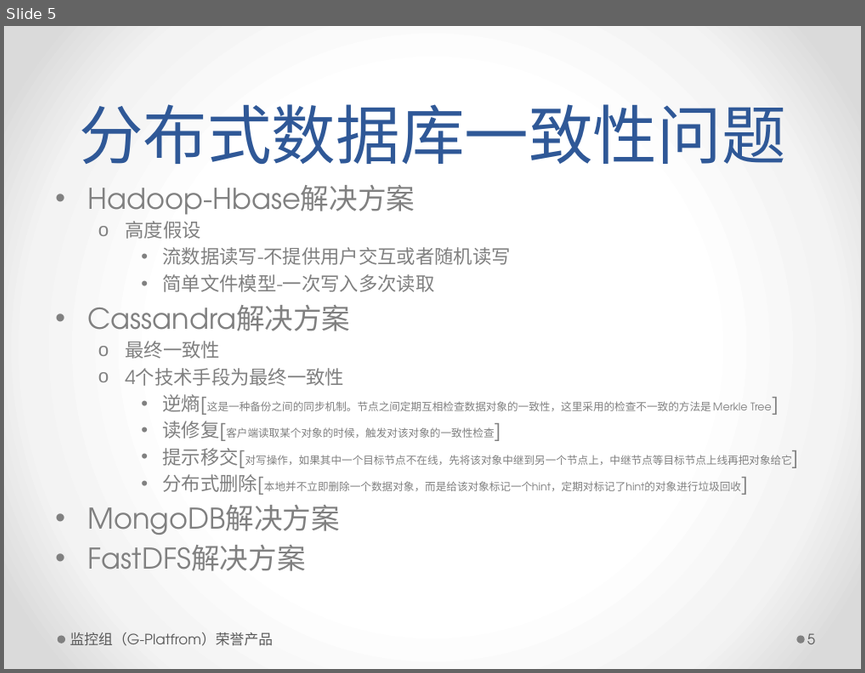
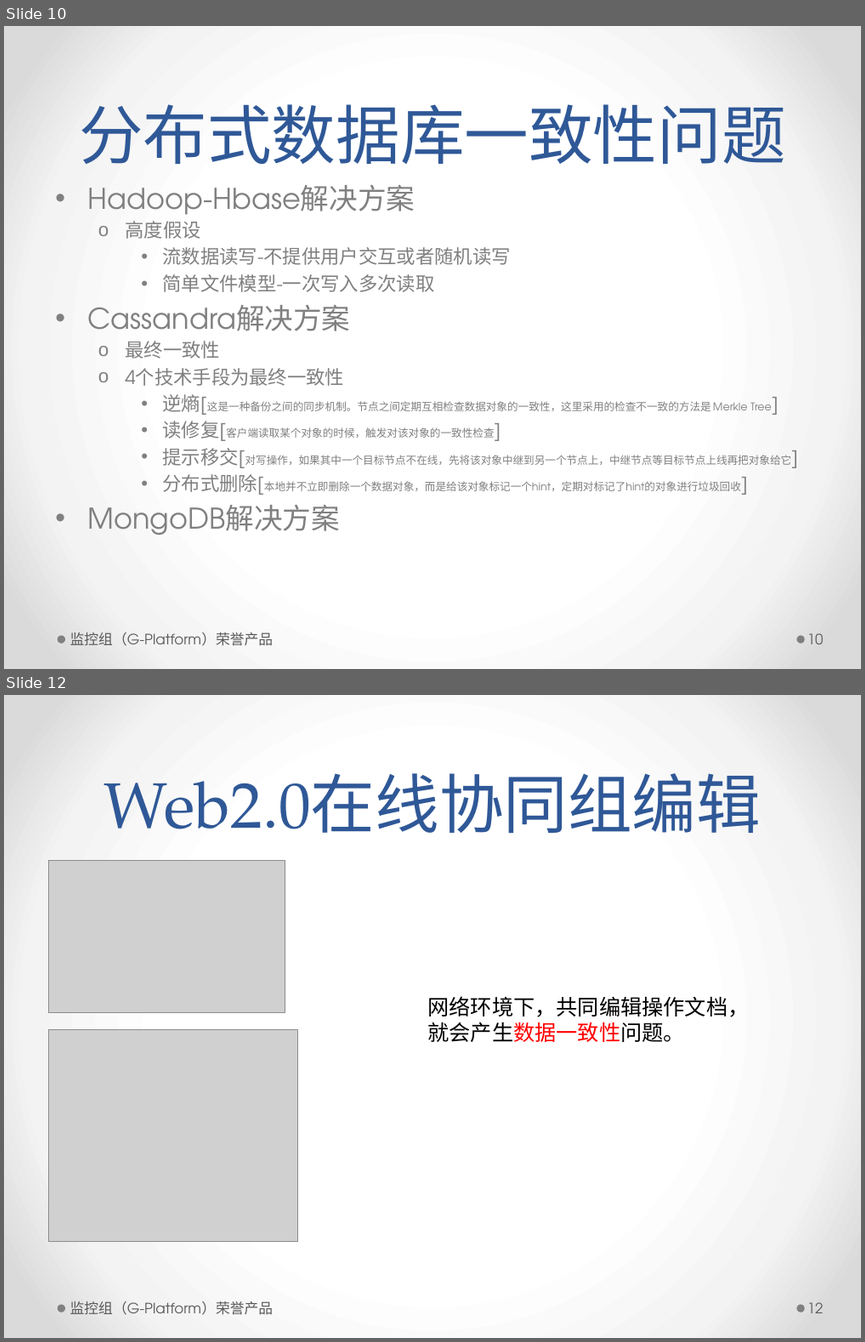
Before and after one commit to ccnt/ccntdb.core.algorithm, a slide deck: Algorithm/文档/ccntDB分布式数据库一致性问题.pptx. Shown one above the other, each under a label of ours: slide 5 before the commit, slides 10 and 12 after it; the slides between them are not shown. The pictures are 865x673 and 865x1342 pixels, drawn with LibreOffice and Linux fonts; fonts in the diff are those of the drawing; grey boxes stand for pictures. Boxes give left, top, right and bottom in pixels: in the first picture for what was removed or moved away, otherwise in the second. Text is boxed around its words. In the diff, an @@ line names an element or a change of style, - is before the commit and + after.

```diff
--- a/Algorithm/文档/ccntDB分布式数据库一致性问题.pptx
+++ b/Algorithm/文档/ccntDB分布式数据库一致性问题.pptx
@@ slide 12 added at bbox=[4, 695, 861, 1338], background gradient #FFFFFF to #F4F4F4 to #DADADA; not listed: 2 template elements that a slide beside it also shows @@
@@ title added at bbox=[104, 773, 760, 833], 54 pt, text #2F5897 @@
+Web2.0在线协同组编辑
@@ picture added at bbox=[48, 861, 284, 1012] @@
@@ text added at bbox=[427, 996, 749, 1042], 18 pt, text #000000 @@
+网络环境下，共同编辑操作文档，就会产生数据一致性问题。
@@ picture added at bbox=[48, 1030, 297, 1242] @@
@@ text added at bbox=[70, 1301, 273, 1315], 12 pt, text #595959 @@
+监控组（G-Platform）荣誉产品
@@ page number added at bbox=[807, 1302, 823, 1313], 12 pt, text #595959 @@
+12
@@ what was slide 5 is now slide 10 @@
@@ slide 10 changed as well @@
@@ text at bbox=[87, 544, 305, 571]: paragraph removed @@
-• FastDFS解决方案
@@ text at bbox=[70, 632, 273, 646]: text changed @@
-监控组（G-Platfrom）荣誉产品
+监控组（G-Platform）荣誉产品
@@ page number at bbox=[807, 633, 823, 644]: text changed @@
-5
+10
```
Also in this commit, not shown: 9 other slides changed, 28 other slides added.
